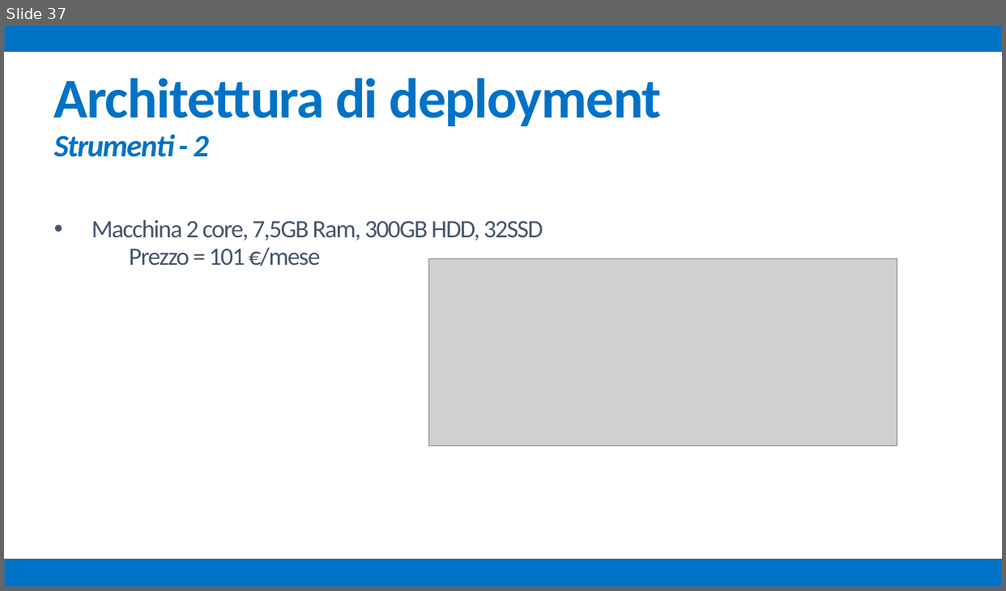
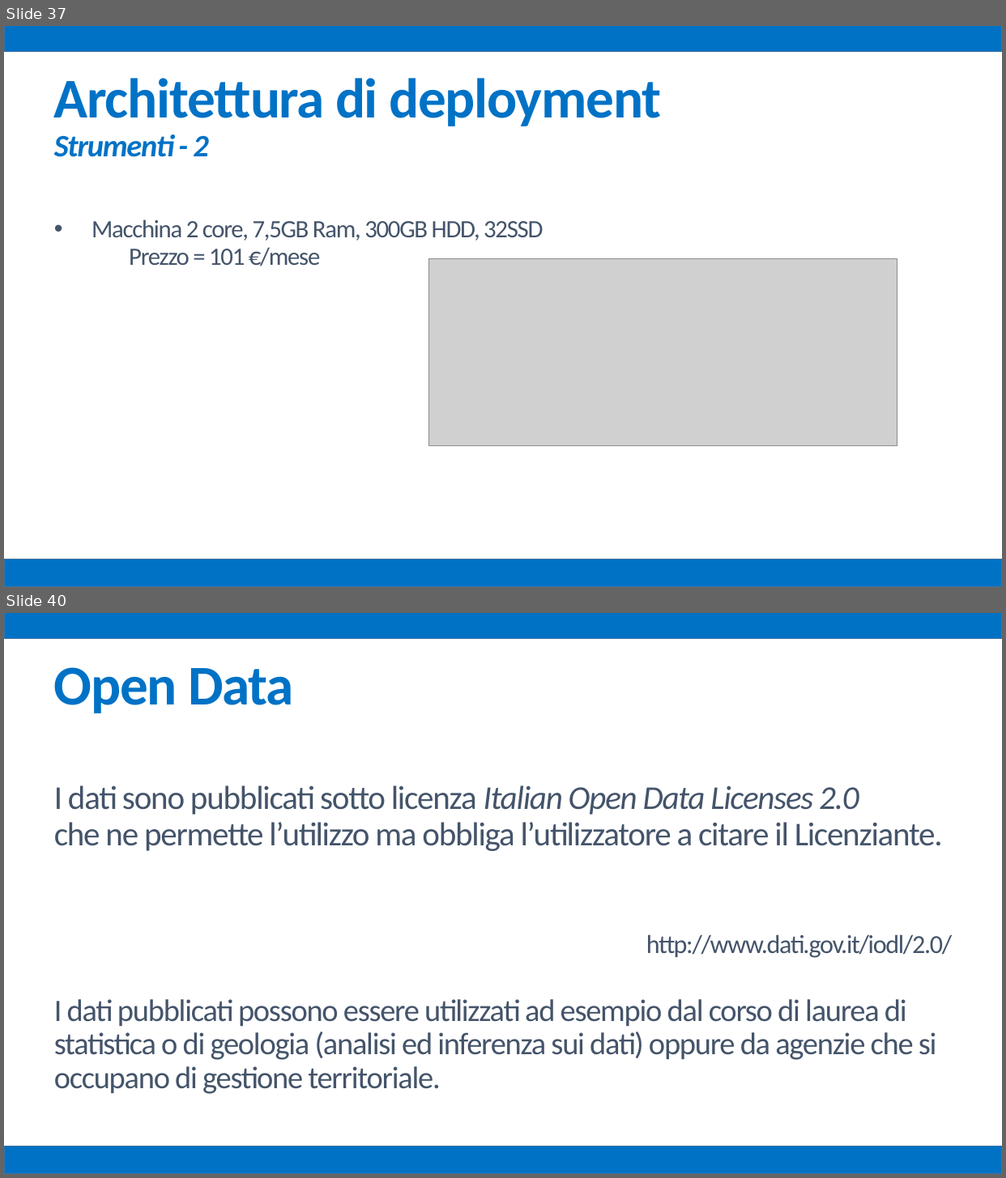
Before and after one commit to mz1991/ProgettoFebbraio2015, a slide deck: Febbraio 2015.pptx. Shown one above the other, each under a label of ours: slide 37 before the commit, slides 37 and 40 after it; the slides between them are not shown. The pictures are 1006x591 and 1006x1178 pixels, drawn with LibreOffice and Linux fonts; fonts in the diff are those of the drawing; grey boxes stand for pictures. Boxes give left, top, right and bottom in pixels: in the first picture for what was removed or moved away, otherwise in the second. Text is boxed around its words. In the diff, an @@ line names an element or a change of style, - is before the commit and + after.

```diff
--- a/Febbraio 2015.pptx
+++ b/Febbraio 2015.pptx
@@ slide 40 added at box(4, 613, 1002, 1174), background #FFFFFF @@
@@ rectangle added at box(4, 613, 1002, 639), fill #0072C6, outline #43739E 1 pt @@
@@ text added at box(54, 667, 952, 1094), 30 pt, text #44546A @@
+Open Data
+I dati sono pubblicati sotto licenza Italian Open Data Licenses 2.0
+che ne permette l’utilizzo ma obbliga l’utilizzatore a citare il Licenziante.
+http://www.dati.gov.it/iodl/2.0/
+I dati pubblicati possono essere utilizzati ad esempio dal corso di laurea di statistica o di geologia (analisi ed inferenza sui dati) oppure da agenzie che si occupano di gestione territoriale.
@@ rectangle added at box(4, 1146, 1002, 1174), fill #0072C6, outline #43739E 1 pt @@
```
Also in this commit, not shown: 2 other slides added, 1 other file.
